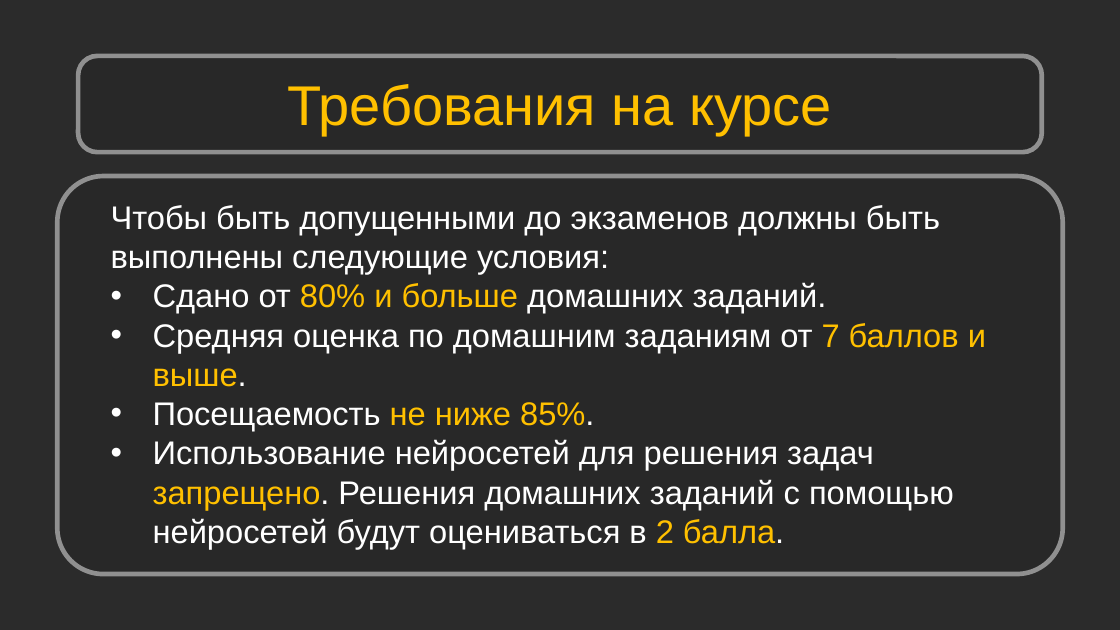
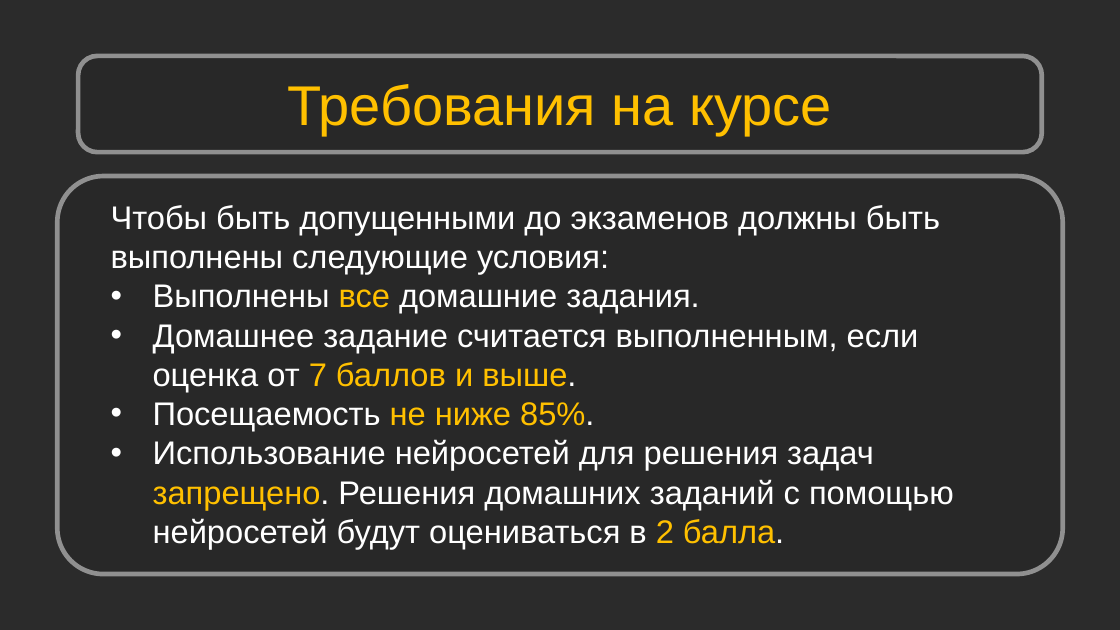
Before and after one commit to Shikonohito/Python_Bootcamp, a slide deck: slide 28 of Урок 01. Mystat. Microsoft Teams/Урок 1. Mystat. Microsoft Teams.pptx. Drawn at 1120x630 pixels with LibreOffice and Linux fonts; fonts in the diff are those of the drawing; background and template pictures are left out; a plain dark background stands for a picture behind light text. Boxes give left, top, right and bottom in pixels: in the first picture for what was removed or moved away, otherwise in the second. Text is boxed around its words. In the diff, an @@ line names an element or a change of style, - is before the commit and + after.

Commit message:
Updated presentation in Lesson01.

```diff
--- a/Урок 01. Mystat. Microsoft Teams/Урок 1. Mystat. Microsoft Teams.pptx
+++ b/Урок 01. Mystat. Microsoft Teams/Урок 1. Mystat. Microsoft Teams.pptx
@@ text at bbox=[153, 284, 919, 392]: text changed @@
-• Сдано от 80% и больше домашних заданий.
-• Средняя оценка по домашним заданиям от 7 баллов и выше.
+• Выполнены все домашние задания.
+• Домашнее задание считается выполненным, если оценка от 7 баллов и выше.
```
Also in this commit, not shown: 1 other file.
